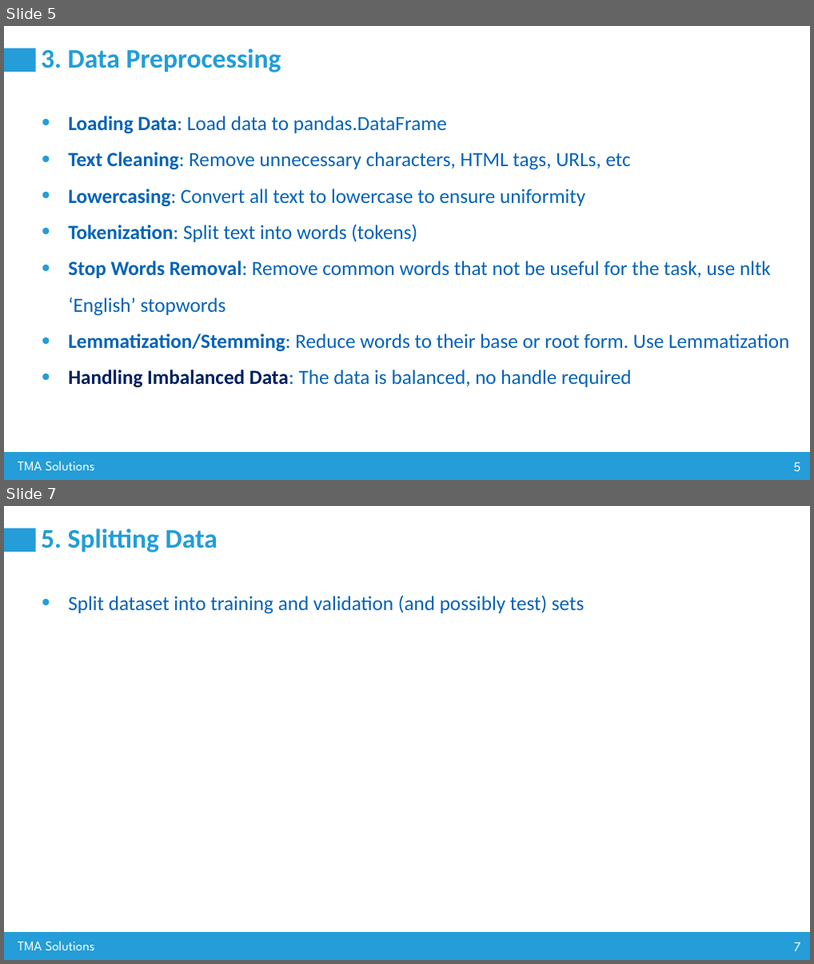
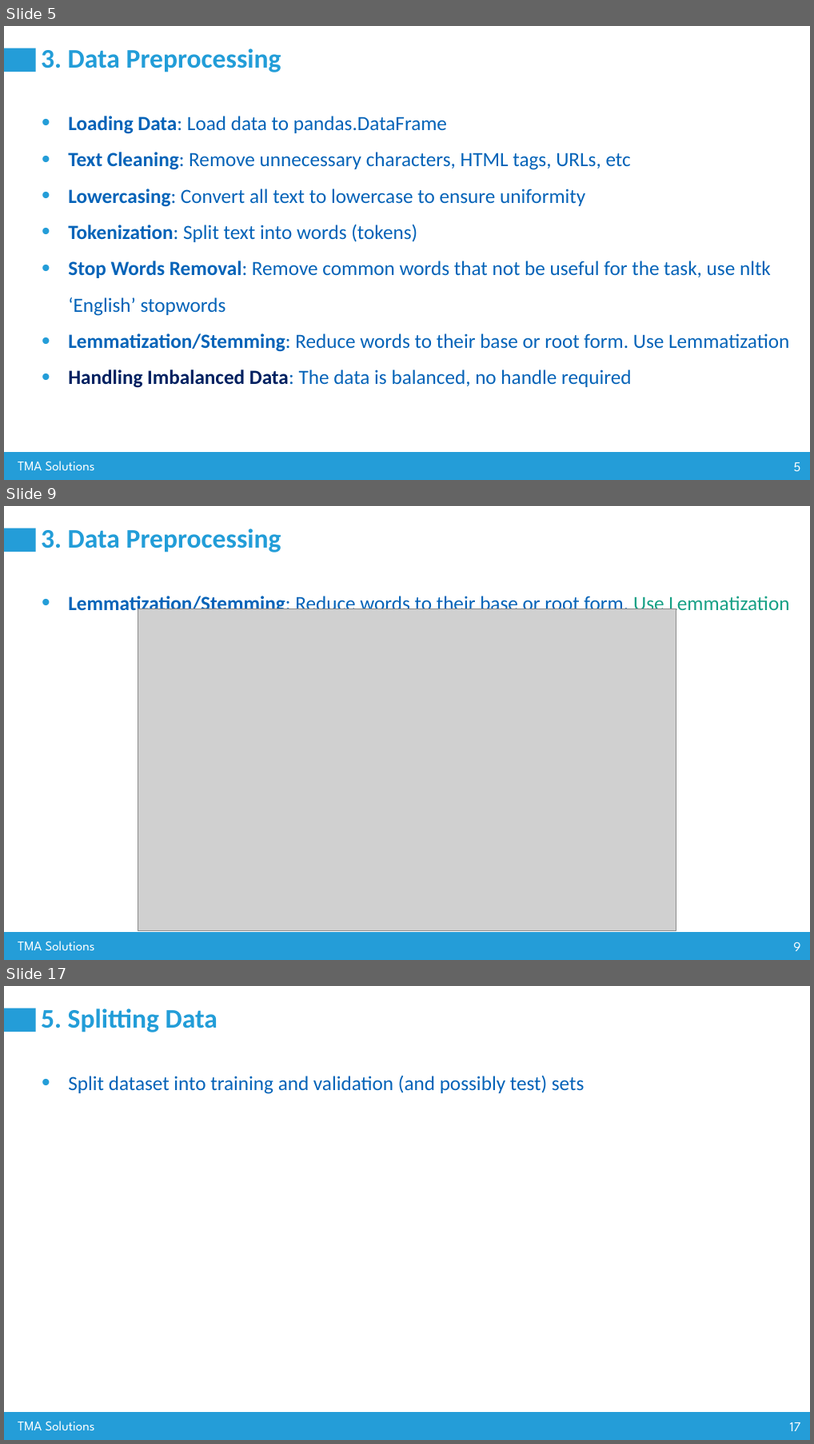
Before and after one commit to nguyenvanhuy0612/DL-1, a slide deck: Workshop-3_AI Advance Training_Group 80.pptx. Shown one above the other, each under a label of ours: slides 5 and 7 before the commit, slides 5, 9 and 17 after it; the slides between them are not shown. The pictures are 814x964 and 814x1444 pixels, drawn with LibreOffice and Linux fonts; fonts in the diff are those of the drawing; grey boxes stand for pictures. Boxes give left, top, right and bottom in pixels: in the first picture for what was removed or moved away, otherwise in the second. Text is boxed around its words. In the diff, an @@ line names an element or a change of style, - is before the commit and + after.

```diff
--- a/Workshop-3_AI Advance Training_Group 80.pptx
+++ b/Workshop-3_AI Advance Training_Group 80.pptx
@@ slide 9 added at (x1=4, y1=506, x2=810, y2=960), background #FFFFFF; not listed: 4 template elements that a slide beside it also shows @@
@@ title added at (x1=41, y1=528, x2=282, y2=552), 32 pt, text #229DD8, bold @@
+3. Data Preprocessing
@@ text added at (x1=68, y1=593, x2=790, y2=615), 24 pt, text #0563B8 @@
+• Lemmatization/Stemming: Reduce words to their base or root form. Use Lemmatization
@@ picture added at (x1=138, y1=609, x2=677, y2=931) @@
@@ what was slide 7 is now slide 17 @@
@@ page number at (x1=790, y1=1422, x2=802, y2=1431): text changed @@
-7
+17
```
Also in this commit, not shown: 6 slides changed, 12 other slides added, 5 other files.
